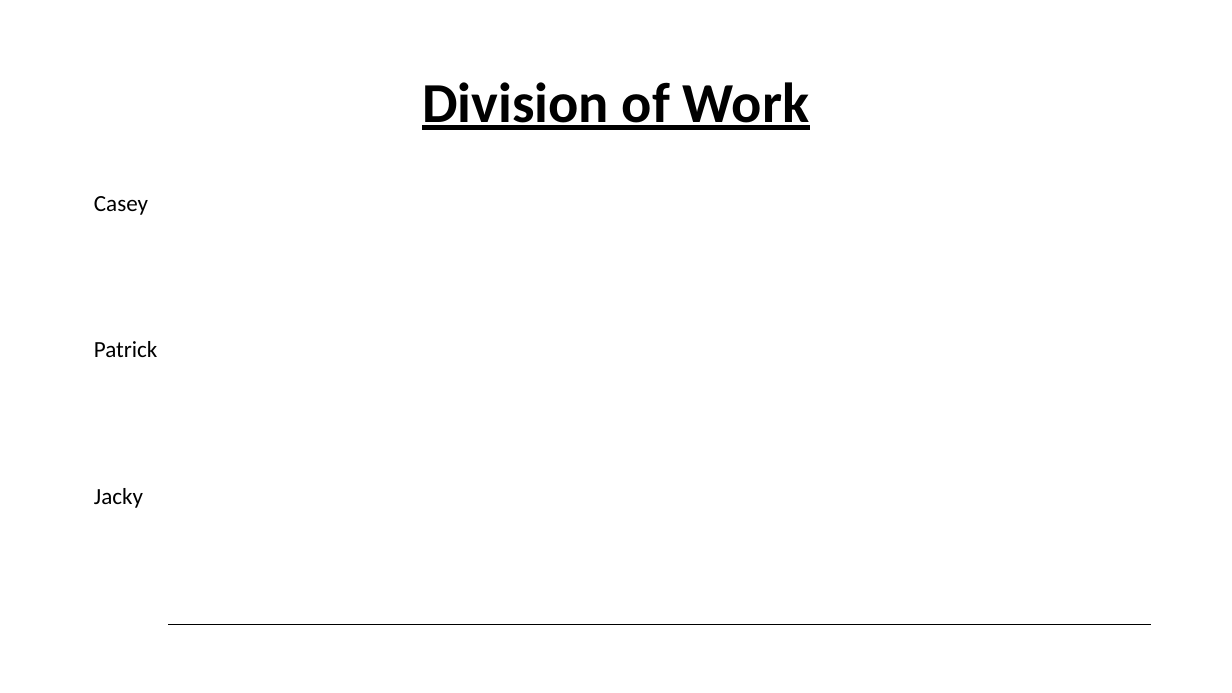
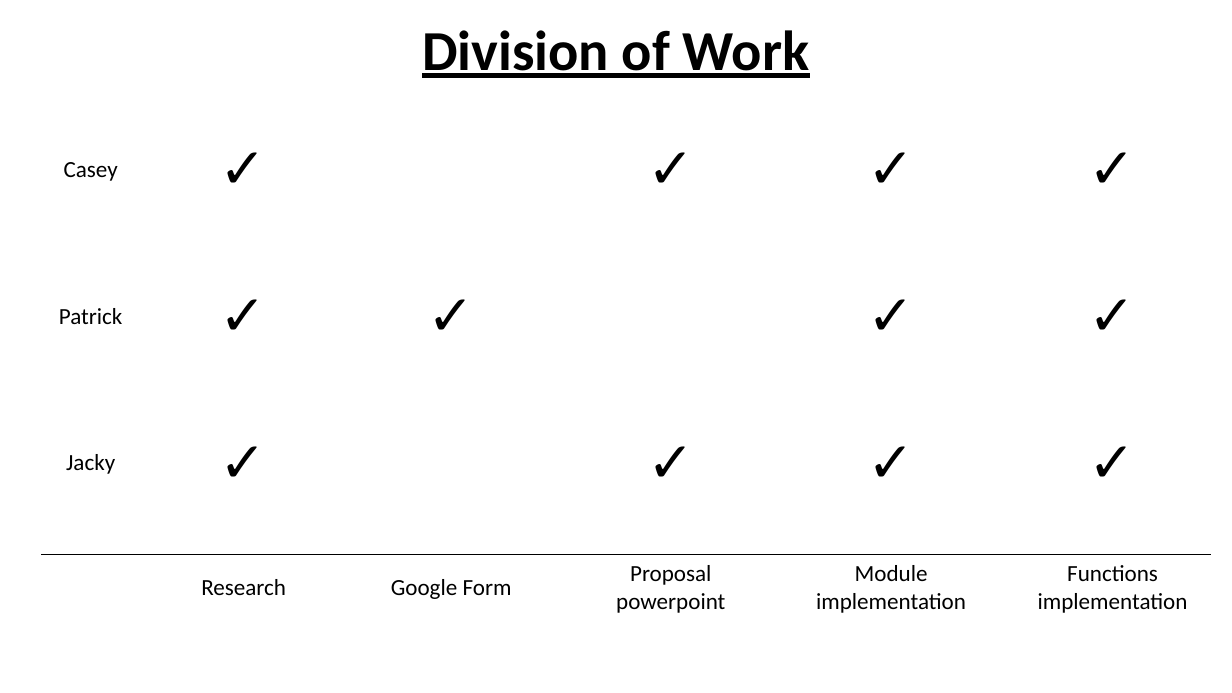
Before and after one commit to casey46ckc/Asso-yr2-FYP, a slide deck: slide 17 of fyp powerpoint/Fyp_revised_v1.1.pptx. Drawn at 1232x693 pixels with LibreOffice and Linux fonts; fonts in the diff are those of the drawing; background and template pictures are left out. Boxes give left, top, right and bottom in pixels: in the first picture for what was removed or moved away, otherwise in the second. Text is boxed around its words. In the diff, an @@ line names an element or a change of style, - is before the commit and + after.

Commit message:
ppt

```diff
--- a/fyp powerpoint/Fyp_revised_v1.1.pptx
+++ b/fyp powerpoint/Fyp_revised_v1.1.pptx
@@ title "Division of Work": place and size @@
-title "Division of Work" at [422, 82, 809, 130]
+title "Division of Work" at [422, 30, 809, 78]
@@ table at [42, 115, 1211, 617] @@
+column 3: ✓ |  | ✓ |  | ✓ |  | Research
+column 5:  |  | ✓ |  |  |  | Google Form
+column 7: ✓ |  |  |  | ✓ |  | Proposal powerpoint
+column 9: ✓ |  | ✓ |  | ✓ |  | Module implementation
-column 7:  |  |  |  |  |  | 
-column 8:  |  |  |  |  |  | 
-column 9:  |  |  |  |  |  | 
+column 11: ✓ |  | ✓ |  | ✓ |  | Functions implementation
@@ table: place and size @@
-table at [85, 185, 1149, 660]
+table at [42, 115, 1211, 617]
```
Also in this commit, not shown: 1 other slide changed, 1 slide added, 1 other file.
